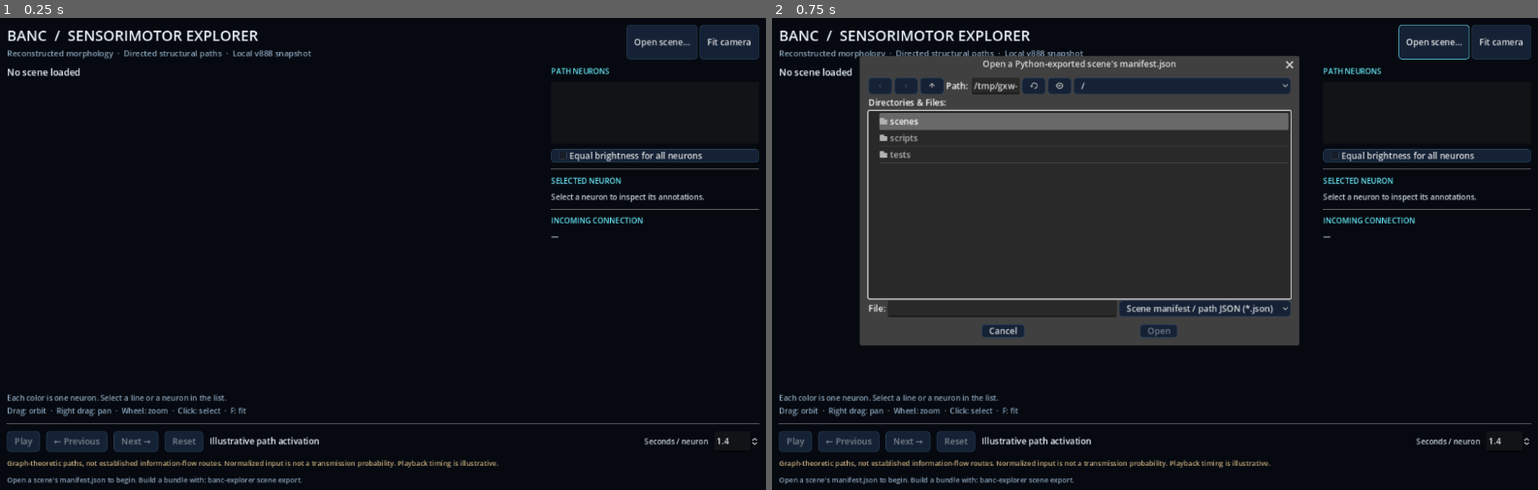
Above: before the commit, frames 1-2 (left to right).
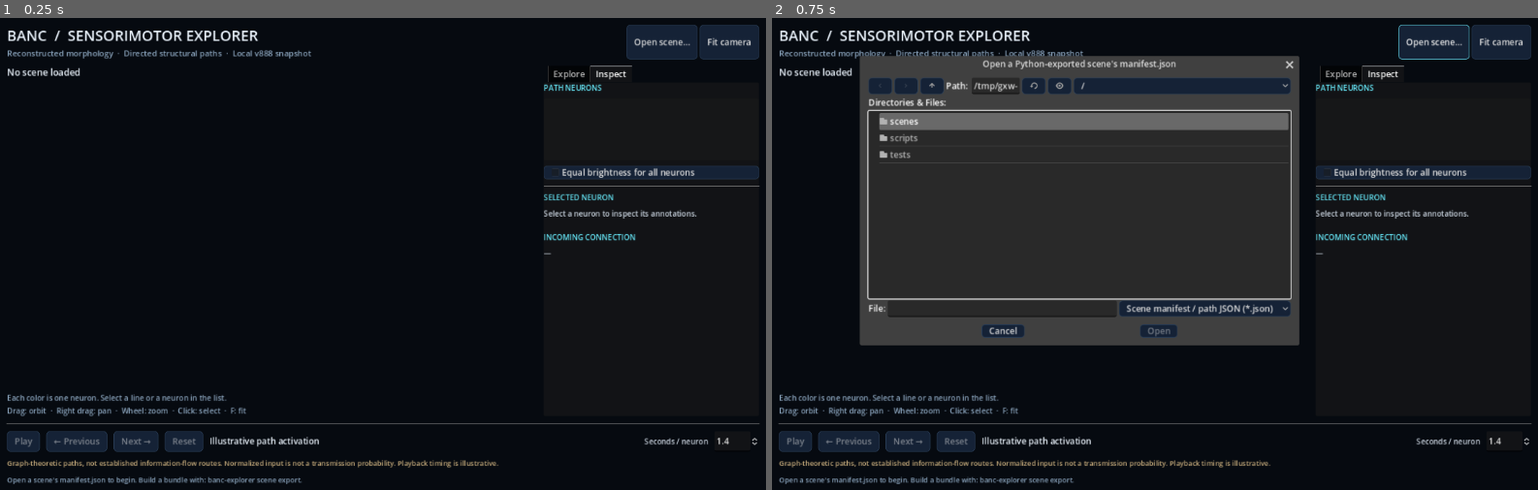
Above: after the commit, the same moments.

Repository: sinbumu/banc-sensorimotor-explorer
Game: Godot game, scene res://scenes/main.tscn
The game is run twice, just before and just after one commit, with the same random seed, the same clock (stepped at 60 frames per second) and the same inputs.
Inputs:
- Up to frame 1 (0.25 s): no input
- Up to frame 2 (0.75 s): click "Open scene…" at 0.5 s

The runs differ from the first frame. In frame 1, 2.7% of the frame differs, in the area x 71-100%, y 10-51%; in frame 2, 2.7%.

Commit message:
feat: add phase 4 local API and interactive pathway selection

Diff:
--- /dev/null
+++ b/godot/scripts/explorer_panel.gd
@@ -0,0 +1,395 @@
+extends VBoxContainer
+## Async localhost controller. Python owns graph queries, provenance and scene export.
+
+signal scene_selected(directory: String)
+const MODES = ["hops", "normalized"]
+var base_url := "http://127.0.0.1:8767"
+var connected := false
+var busy := false
+var server_offline := false
+var active_job := ""
+var latest_job: Dictionary = {}
+var completed_scenes: Dictionary = {}
+var chosen := {"sensory": {}, "motor": {}}
+var rows := {"sensory": [], "motor": []}
+var queries := {}
+var body_parts := {}
+var choices := {}
+var searches := {}
+var search_buttons := {}
+var sent_queries := {}
+var url_input: LineEdit
+var connect_button: Button
+var connection_label: Label
+var message: Label
+var comparison: Label
+var mode: OptionButton
+var threshold: SpinBox
+var proofread: CheckBox
+var downloads: CheckBox
+var compare: CheckBox
+var find_button: Button
+var health_http: HTTPRequest
+var facets_http: HTTPRequest
+var submit_http: HTTPRequest
+var poll_http: HTTPRequest
+var poll_timer: Timer
+
+
+func label(text_value: String) -> Label:
+	var result := Label.new()
+	result.text = text_value
+	result.autowrap_mode = TextServer.AUTOWRAP_WORD_SMART
+	result.add_theme_font_size_override("font_size", 14)
+	return result
+
+
+func http(callback: Callable) -> HTTPRequest:
+	var request := HTTPRequest.new()
+	request.timeout = 20.0
+	request.body_size_limit = 1024 * 1024
+	request.use_threads = true
+	request.request_completed.connect(callback)
+	add_child(request)
+	return request
+
+
+func _ready() -> void:
+	add_theme_constant_override("separation", 5)
+	var connect_row := HBoxContainer.new()
+	add_child(connect_row)
+	url_input = LineEdit.new()
+	url_input.text = base_url
+	url_input.size_flags_horizontal = Control.SIZE_EXPAND_FILL
+	connect_row.add_child(url_input)
+	connect_button = Button.new()
+	connect_button.text = "Connect"
+	connect_button.pressed.connect(connect_api)
+	connect_row.add_child(connect_button)
+	connection_label = label("Local API disconnected. File viewing remains available.")
+	add_child(connection_label)
+	for kind in ["sensory", "motor"]:
+		add_child(HSeparator.new())
+		add_child(label("SOURCE  /  sensory" if kind == "sensory" else "TARGET  /  motor"))
+		var query_row := HBoxContainer.new()
+		add_child(query_row)
+		var query := LineEdit.new()
+		query.placeholder_text = "Name, nerve, body part or ID"
+		query.max_length = 120
+		query.size_flags_horizontal = Control.SIZE_EXPAND_FILL
+		query.add_theme_font_size_override("font_size", 14)
+		queries[kind] = query
+		query_row.add_child(query)
+		query.text_changed.connect(func(_value: String): invalidate_kind(kind))
+		query.text_submitted.connect(func(_value: String): search(kind))
+		var search_button := Button.new()
+		search_button.text = "Search"
+		search_button.pressed.connect(func(): search(kind))
+		search_buttons[kind] = search_button
+		query_row.add_child(search_button)
+		var part := OptionButton.new()
+		part.clip_text = true
+		part.fit_to_longest_item = false
+		part.add_item("All body parts")
+		part.item_selected.connect(func(_index: int): invalidate_kind(kind); search(kind))
+		body_parts[kind] = part
+		add_child(part)
+		var choice := OptionButton.new()
+		choice.clip_text = true
+		choice.fit_to_longest_item = false
+		choice.add_theme_font_size_override("font_size", 14)
+		choice.add_item("Search and choose a neuron…")
+		choice.item_selected.connect(func(index: int): choose(kind, index))
+		choices[kind] = choice
+		add_child(choice)
+	proofread = CheckBox.new()
+	proofread.text = "Proofread endpoints only"
+	proofread.button_pressed = true
+	proofread.toggled.connect(func(_value: bool):
+		for kind in queries:
+			invalidate_kind(kind)
+			search(kind))
+	add_child(proofread)
+	add_child(HSeparator.new())
+	var options := HBoxContainer.new()
+	add_child(options)
+	mode = OptionButton.new()
+	mode.add_item("Minimum hops")
+	mode.add_item("Normalized strength")
+	mode.select(1)
+	mode.size_flags_horizontal = Control.SIZE_EXPAND_FILL
+	mode.item_selected.connect(display_mode)
+	options.add_child(mode)
+	var threshold_label := label("Min synapses")
+	threshold_label.autowrap_mode = TextServer.AUTOWRAP_OFF
+	options.add_child(threshold_label)
+	threshold = SpinBox.new()
+	threshold.min_value = 1
+	threshold.max_value = 100000
+	threshold.value = 5
+	threshold.value_changed.connect(func(_value: float): invalidate_results())
+	options.add_child(threshold)
+	compare = CheckBox.new()
+	compare.text = "Calculate both modes for comparison"
+	compare.button_pressed = true
+	compare.toggled.connect(func(_value: bool): invalidate_results())
+	add_child(compare)
+	downloads = CheckBox.new()
+	downloads.text = "Fetch missing skeletons"
+	downloads.tooltip_text = "Only selected path neurons; at most 20 MB per SWC and 100 MB per exported scene. Core metadata and edges must already be cached."
+	downloads.button_pressed = false
+	add_child(downloads)
+	find_button = Button.new()
+	find_button.text = "Find path"
+	find_button.custom_minimum_size.y = 40
+	find_button.pressed.connect(find_paths)
+	add_child(find_button)
+	message = label("Start the service with: uv run --extra api banc-explorer serve")
+	add_child(message)
+	comparison = label("")
+	add_child(comparison)
+	add_child(label("New queries keep the current scene visible until the next bundle is verified. Inspect annotations in the Inspect tab."))
+	health_http = http(_health_response)
+	facets_http = http(_facets_response)
+	submit_http = http(_submit_response)
+	poll_http = http(_poll_response)
+	for kind in queries:
+		searches[kind] = http(func(result: int, code: int, _headers: PackedStringArray, body: PackedByteArray): _search_response(kind, result, code, body))
+	poll_timer = Timer.new()
+	poll_timer.wait_time = 0.4
+	poll_timer.one_shot = true
+	poll_timer.timeout.connect(poll_job)
+	add_child(poll_timer)
+	update_controls()
+
+
+func seed_from_scene(graph: Dictionary) -> void:
+	if connected or busy:
+		return
+	queries.sensory.text = graph.neurons[0].id
+	queries.motor.text = graph.neurons[-1].id
+	threshold.value = graph.manifest.min_synapse_count
+	mode.select(MODES.find(graph.manifest.path_mode))
+
+
+func connect_api() -> void:
+	if busy:
+		return
+	var pattern := RegEx.new()
+	pattern.compile("^http://(127\\.0\\.0\\.1|localhost):([0-9]{1,5})/?$")
+	var match_url := pattern.search(url_input.text.strip_edges())
+	if match_url == null or int(match_url.get_string(2)) < 1 or int(match_url.get_string(2)) > 65535:
+		message.text = "Use a localhost URL such as http://127.0.0.1:8767."
+		return
+	base_url = url_input.text.strip_edges().trim_suffix("/")
+	connected = false
+	health_http.cancel_request()
+	facets_http.cancel_request()
+	for kind in queries:
+		invalidate_kind(kind)
+	update_controls()
+	connection_label.text = "Connecting to local API…"
+	request(health_http, "/health")
+
+
+func request(client: HTTPRequest, path: String, payload: Variant = null) -> bool:
+	var headers := PackedStringArray(["Content-Type: application/json"])
+	var method := HTTPClient.METHOD_GET if payload == null else HTTPClient.METHOD_POST
+	var result := client.request(base_url + path, headers, method, "" if payload == null else JSON.stringify(payload))
+	if result != OK:
+		message.text = "Could not start API request (error %d). Reconnect and try again." % result
+		return false
+	return true
+
+
+func decode(result: int, code: int, body: PackedByteArray) -> Dictionary:
+	if result != HTTPRequest.RESULT_SUCCESS:
+		return {"error": "Local API unavailable or timed out. Start the service and click Connect."}
+	var parsed: Variant = JSON.parse_string(body.get_string_from_utf8())
+	if not parsed is Dictionary:
+		return {"error": "Local API returned an invalid JSON response."}
+	if code < 200 or code >= 300:
+		return {"error": str(parsed.get("detail", "Request failed (%d)" % code)).left(400)}
+	return parsed
+
+
+func _health_response(result: int, code: int, _headers: PackedStringArray, body: PackedByteArray) -> void:
+	var data := decode(result, code, body)
+	if data.has("error"):
+		connection_label.text = data.error
+		return
+	if data.get("service") != "banc-explorer" or data.get("api_version") != 1 or data.get("materialization") != 888 or data.get("connectivity_version") not in ["v2", "v3"]:
+		connection_label.text = "Unsupported API service/version. Expected BANC v888 API v1."
+		return
+	connected = true
+	server_offline = data.get("offline", true)
+	if server_offline:
+		downloads.button_pressed = false
+	connection_label.text = "Connected · BANC v888 / %s%s" % [data.connectivity_version, " · cache only" if server_offline else ""]
+	message.text = "Search by annotation or ID, then choose a sensory source and motor target."
+	update_controls()
+	request(facets_http, "/metadata/facets")
+
+
+func _facets_response(result: int, code: int, _headers: PackedStringArray, body: PackedByteArray) -> void:
+	var data := decode(result, code, body)
+	if data.has("error"):
+		message.text = data.error
+		return
+	for kind in queries:
+		body_parts[kind].clear()
+		body_parts[kind].add_item("All body parts")
+		if data.get(kind) is Array:
+			for part in data[kind]:
+				body_parts[kind].add_item(str(part))
+		body_parts[kind].select(0)
+		search(kind)
+
+
+func signature(kind: String) -> String:
+	return "%s|%d|%s" % [queries[kind].text.strip_edges(), body_parts[kind].selected, proofread.button_pressed]
+
+
+func invalidate_kind(kind: String) -> void:
+	if searches.has(kind):
+		searches[kind].cancel_request()
+	chosen[kind] = {}
+	rows[kind] = []
+	choices[kind].clear()
+	choices[kind].add_item("Search and choose a neuron…")
+	invalidate_results()
+
+
+func invalidate_results() -> void:
+	completed_scenes.clear()
+	if comparison != null:
+		comparison.text = ""
+	if find_button != null:
+		update_controls()
+
+
+func search(kind: String) -> void:
+	if not connected or busy:
+		return
+	invalidate_kind(kind)
+	sent_queries[kind] = signature(kind)
+	var path := "/neurons/search?kind=%s&q=%s&proofread_only=%s&limit=50" % [kind, queries[kind].text.strip_edges().uri_encode(), "true" if proofread.button_pressed else "false"]
+	if body_parts[kind].selected > 0:
+		path += "&body_part=" + body_parts[kind].get_item_text(body_parts[kind].selected).uri_encode()
+	choices[kind].set_item_text(0, "Searching…")
+	request(searches[kind], path)
+
+
+func _search_response(kind: String, result: int, code: int, body: PackedByteArray) -> void:
+	if sent_queries.get(kind) != signature(kind):
+		return
+	var data := decode(result, code, body)
+	if data.has("error") or not data.get("neurons") is Array:
+		message.text = data.get("error", "Invalid neuron search response.")
+		choices[kind].set_item_text(0, "Search failed — retry")
+		return
+	rows[kind] = data.neurons
+	choices[kind].clear()
+	choices[kind].add_item("Choose a neuron (%d / %d shown)" % [rows[kind].size(), data.get("total", 0)])
+	for neuron in rows[kind]:
+		var title := str(neuron.get("cell_type") if neuron.get("cell_type") != null else "Unannotated")
+		choices[kind].add_item("%s · %s" % [title, str(neuron.get("id", ""))])
+		choices[kind].get_popup().set_item_tooltip(choices[kind].item_count - 1, str(neuron))
+	choices[kind].select(0)
+	update_controls()
+
+
+func choose(kind: String, index: int) -> void:
+	chosen[kind] = rows[kind][index - 1] if index > 0 and index <= rows[kind].size() else {}
+	invalidate_results()
+
+
+func update_controls() -> void:
+	connect_button.disabled = busy
+	url_input.editable = not busy
+	for kind in queries:
+		queries[kind].editable = not busy
+		body_parts[kind].disabled = busy or not connected
+		choices[kind].disabled = busy or not connected or rows[kind].is_empty()
+		search_buttons[kind].disabled = busy or not connected
+	mode.disabled = busy
+	threshold.editable = not busy
+	proofread.disabled = busy
+	compare.disabled = busy
+	downloads.disabled = busy or server_offline
+	find_button.disabled = busy or not connected or chosen.sensory.is_empty() or chosen.motor.is_empty()
+	find_button.text = "Working…" if busy else "Find path"
+
+
+func find_paths() -> void:
+	if find_button.disabled:
+		return
+	invalidate_results()
+	busy = true
+	latest_job = {}
+	update_controls()
+	message.text = "Submitting selected endpoints…"
+	var payload := {"source_id": chosen.sensory.id, "target_id": chosen.motor.id, "min_synapse_count": int(threshold.value), "modes": MODES if compare.button_pressed else [MODES[mode.selected]], "proofread_endpoints": proofread.button_pressed, "allow_downloads": downloads.button_pressed}
+	if not request(submit_http, "/paths", payload):
+		busy = false
+		update_controls()
+
+
+func _submit_response(result: int, code: int, _headers: PackedStringArray, body: PackedByteArray) -> void:
+	var data := decode(result, code, body)
+	if data.has("error") or not data.get("id") is String:
+		job_failed(data.get("error", "Invalid path job response."))
+		return
+	active_job = data.id
+	poll_timer.start()
+
+
+func poll_job() -> void:
+	if busy and not active_job.is_empty():
+		if not request(poll_http, "/paths/" + active_job.uri_encode()):
+			job_failed("Could not poll job. Reconnect; the server may still be working.")
+
+
+func _poll_response(result: int, code: int, _headers: PackedStringArray, body: PackedByteArray) -> void:
+	var data := decode(result, code, body)
+	if data.has("error"):
+		job_failed(data.error)
+		return
+	if data.get("id") != active_job:
+		job_failed("Unexpected path job ID.")
+		return
+	latest_job = data
+	message.text = str(data.get("message", "Working…"))
+	match data.get("status"):
+		"complete":
+			busy = false
+			completed_scenes = data.get("results", {})
+			update_controls()
+			var lines := PackedStringArray()
+			for key in MODES:
+				if completed_scenes.has(key):
+					var item: Dictionary = completed_scenes[key]
+					lines.append("%s: %d hops · cost %.4f" % ["Minimum hops" if key == "hops" else "Normalized strength", item.hop_count, item.total_cost])
+			if completed_scenes.has("hops") and completed_scenes.has("normalized"):
+				lines.append("Same neuron sequence." if completed_scenes.hops.neuron_ids == completed_scenes.normalized.neuron_ids else "Different neuron sequences; switch modes to inspect.")
+			lines.append("Each mode uses its own cost definition.")
+			comparison.text = "\n".join(lines)
+			display_mode(mode.selected)
+		"error": job_failed(message.text)
+		"queued", "running": poll_timer.start()
+		_: job_failed("Unsupported path job status.")
+
+
+func display_mode(index: int) -> void:
+	var key: String = MODES[index]
+	if completed_scenes.has(key):
+		scene_selected.emit(completed_scenes[key].scene_directory)
+	elif not completed_scenes.is_empty():
+		message.text = "This mode was not calculated. Click Find path again."
+
+
+func job_failed(reason: String) -> void:
+	busy = false
+	poll_timer.stop()
+	message.text = reason + " Current scene retained."
+	update_controls()
--- a/godot/scripts/viewer.gd
+++ b/godot/scripts/viewer.gd
@@ -2,6 +2,7 @@
 
 const Loader = preload("res://scripts/bundle_loader.gd")
 const OrbitCamera = preload("res://scripts/orbit_camera.gd")
+const ExplorerPanel = preload("res://scripts/explorer_panel.gd")
 const COLORS = [Color("67e8f9"), Color("fbbf65"), Color("b4a0ff"), Color("7ee5a2"), Color("fb90b6")]
 var loader := Loader.new()
 var bundle: Dictionary = {}
@@ -32,16 +33,21 @@
 var show_all: CheckBox
 var dialog: FileDialog
 var last_error := ""
+var explorer: VBoxContainer
+var tabs: TabContainer
 
 
 func _ready() -> void:
 	get_window().min_size = Vector2i(1100, 720)
 	build_ui()
 	var directory := ""
+	var api_url := ""
 	var args := OS.get_cmdline_user_args()
 	for i in args.size() - 1:
 		if args[i] == "--scene-dir":
 			directory = args[i + 1]
+		elif args[i] == "--api-url":
+			api_url = args[i + 1]
 	if directory.is_empty():
 		var demo := ProjectSettings.globalize_path("res://../generated/scenes/phase3-demo")
 		if FileAccess.file_exists(demo.path_join("manifest.json")):
@@ -51,6 +57,12 @@
 	else:
 		status.text = "Open a scene's manifest.json to begin. Build a bundle with: banc-explorer scene export."
 		update_controls()
+	if not bundle.is_empty():
+		explorer.seed_from_scene(bundle.scene.path_result)
+	if not api_url.is_empty():
+		tabs.current_tab = 0
+		explorer.url_input.text = api_url
+		explorer.connect_api()
 
 
 func make_label(value: String, font_size := 16, color := Color("cbd5e1")) -> Label:
@@ -131,10 +143,24 @@
 	legend = make_label("Each color is one neuron. Select a line or a neuron in the list.", 14, Color("8ca6bf"))
 	view_column.add_child(legend)
 	view_column.add_child(make_label("Drag: orbit  ·  Right drag: pan  ·  Wheel: zoom  ·  Click: select  ·  F: fit", 14, Color("8ca6bf")))
+	tabs = TabContainer.new()
+	tabs.custom_minimum_size.x = 400
+	body.add_child(tabs)
+	var explore_scroll := ScrollContainer.new()
+	explore_scroll.name = "Explore"
+	explore_scroll.horizontal_scroll_mode = ScrollContainer.SCROLL_MODE_DISABLED
+	tabs.add_child(explore_scroll)
+	explorer = ExplorerPanel.new()
+	explorer.size_flags_horizontal = Control.SIZE_EXPAND_FILL
+	explore_scroll.add_child(explorer)
+	explorer.scene_selected.connect(func(directory: String):
+		if not load_directory(directory):
+			explorer.message.text = "Scene validation failed: " + last_error)
 	var scroll := ScrollContainer.new()
-	scroll.custom_minimum_size.x = 386
+	scroll.name = "Inspect"
 	scroll.horizontal_scroll_mode = ScrollContainer.SCROLL_MODE_DISABLED
-	body.add_child(scroll)
+	tabs.add_child(scroll)
+	tabs.current_tab = 1
 	var side := VBoxContainer.new()
 	side.size_flags_horizontal = Control.SIZE_EXPAND_FILL
 	side.add_theme_constant_override("separation", 10)
@@ -377,6 +403,7 @@
 					if index >= 0:
 						pause()
 						select_neuron(index)
+						tabs.current_tab = 1
 				drag_button = 0
 	elif event is InputEventMouseMotion and drag_button != 0:
 		# Releasing outside the viewport must not leave a stuck drag.
--- /dev/null
+++ b/godot/tests/explorer_smoke.gd
@@ -0,0 +1,115 @@
+extends SceneTree
+## End-to-end HTTP test: UI search -> Python job -> two validated Godot scenes.
+
+const Viewer = preload("res://scripts/viewer.gd")
+var failures: Array[String] = []
+var checks := 0
+
+
+func check(value: bool, explanation: String) -> void:
+	checks += 1
+	if not value:
+		failures.append(explanation)
+		printerr("FAIL: " + explanation)
+
+
+func _initialize() -> void:
+	call_deferred("run")
+
+
+func wait_until(condition: Callable, timeout_ms := 60000) -> bool:
+	var deadline := Time.get_ticks_msec() + timeout_ms
+	while not condition.call() and Time.get_ticks_msec() < deadline:
+		await process_frame
+	return condition.call()
+
+
+func run() -> void:
+	var args := OS.get_cmdline_user_args()
+	var source_id := ""
+	var target_id := ""
+	var screenshot := ""
+	for i in args.size() - 1:
+		match args[i]:
+			"--source-id": source_id = args[i + 1]
+			"--target-id": target_id = args[i + 1]
+			"--screenshot": screenshot = args[i + 1]
+	var app := Viewer.new()
+	app.set_anchors_and_offsets_preset(Control.PRESET_FULL_RECT)
+	root.add_child(app)
+	var panel: VBoxContainer = app.explorer
+	check(await wait_until(func(): return panel.connected, 15000), "Connect to BANC API: " + panel.connection_label.text)
+	if not panel.connected:
+		finish()
+		return
+	check(panel.server_offline and panel.downloads.disabled, "Offline server disables fetching")
+	panel.queries.sensory.text = source_id
+	panel.queries.motor.text = target_id
+	panel.search("sensory")
+	panel.search("motor")
+	check(await wait_until(func(): return not panel.rows.sensory.is_empty() and not panel.rows.motor.is_empty(), 15000), "Search both endpoint classes")
+	for kind in ["sensory", "motor"]:
+		var expected: String = source_id if kind == "sensory" else target_id
+		var index := -1
+		for i in panel.rows[kind].size():
+			if panel.rows[kind][i].id == expected:
+				index = i + 1
+		check(index > 0, "Exact endpoint ID from API: " + expected)
+		if index <= 0:
+			finish()
+			return
+		panel.choices[kind].select(index)
+		panel.choices[kind].item_selected.emit(index)
+	check(not panel.find_button.disabled, "Two explicit endpoint choices enable Find path")
+	panel.mode.select(1)
+	panel.compare.button_pressed = true
+	panel.find_button.pressed.emit()
+	check(panel.busy and panel.find_button.disabled and not panel.queries.sensory.editable, "Job keeps inputs stable while running")
+	check(await wait_until(func(): return not panel.busy), "Job completes within test deadline")
+	check(panel.latest_job.get("status") == "complete", "Python job succeeds: " + panel.message.text)
+	if panel.latest_job.get("status") != "complete":
+		finish()
+		return
+	check(panel.completed_scenes.has("hops") and panel.completed_scenes.has("normalized"), "Both modes returned")
+	check(not app.bundle.is_empty(), "New scene passes Godot bundle validation")
+	if app.bundle.is_empty():
+		finish()
+		return
+	check(app.bundle.scene.path_result.neurons[0].id == source_id and app.bundle.scene.path_result.neurons[-1].id == target_id, "Rendered scene matches chosen endpoints without rounding")
+	check(app.bundle.scene.path_result.manifest.path_mode == "normalized", "Initial display matches selected mode")
+	panel.mode.select(0)
+	panel.mode.item_selected.emit(0)
+	check(app.bundle.scene.path_result.manifest.path_mode == "hops", "Mode switch loads minimum-hop scene")
+	panel.mode.select(1)
+	panel.mode.item_selected.emit(1)
+	check(app.bundle.scene.path_result.manifest.path_mode == "normalized", "Switch back loads normalized-strength scene")
+	check("cost definition" in panel.comparison.text, "Comparison labels distinct cost definitions")
+	check(app.meshes.size() == panel.completed_scenes.normalized.neuron_ids.size(), "Geometry count follows computed route")
+	if not screenshot.is_empty():
+		check(DisplayServer.get_name() != "headless", "Screenshot uses real renderer")
+		if DisplayServer.get_name() != "headless":
+			app.show_all.button_pressed = true
+			app.tabs.current_tab = 0
+			await process_frame
+			await process_frame
+			await RenderingServer.frame_post_draw
+			check(root.get_texture().get_image().save_png(screenshot) == OK, "Capture integrated explorer")
+	var displayed: Dictionary = app.bundle
+	panel.threshold.value += 1
+	check(panel.completed_scenes.is_empty() and app.bundle == displayed, "Changed query invalidates mode results but retains current scene")
+	panel.queries.sensory.text = "changed query"
+	panel.queries.sensory.text_changed.emit("changed query")
+	check(panel.chosen.sensory.is_empty() and panel.find_button.disabled, "Edited search clears stale selected ID")
+	print("EXPLORER_SMOKE: %d checks; job %s" % [checks, panel.active_job])
+	app.queue_free()
+	await process_frame
+	finish()
+
+
+func finish() -> void:
+	if failures.is_empty():
+		print("GODOT_EXPLORER_OK")
+		quit(0)
+	else:
+		printerr("GODOT_EXPLORER_FAILED: " + str(failures))
+		quit(1)
Not shown, added: godot/scripts/explorer_panel.gd.uid
Not shown, added: godot/tests/explorer_smoke.gd.uid
Not shown, added: godot/tests/smoke.gd.uid
Not shown, added: godot/tests/validate.gd.uid
Not shown, changed: .github/workflows/python-ci.yml
Not shown, changed: AGENTS.md
Not shown, changed: docs/architecture.md
Not shown, changed: docs/godot.md
Not shown, added: docs/images/explorer-demo.png
Not shown, added: docs/local-api.md
Not shown, changed: docs/progress.md
Not shown, changed: scripts/run_viewer.ps1
(and 1 more such lines)
